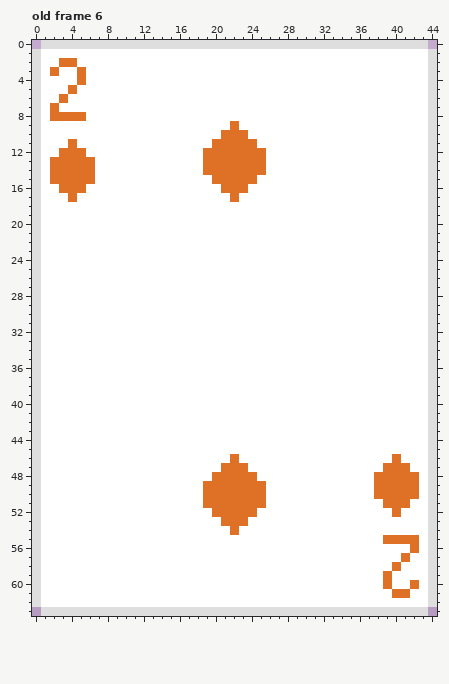
Pixel-art file -- Rhombus-Editor/Patience/Assets/PixelCard.aseprite. The picture above is the old version.
45x64 pixels, 53 frames. Shown: old frame 6. The commit also changed other frames, which this record leaves out.
After:
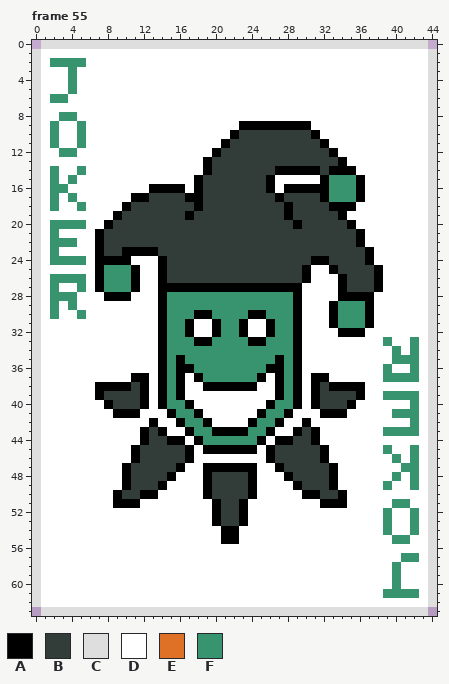
Palette (. is transparent): A #000000  B #323c39  C #dedede  D #ffffff  E #df7126  F #37946e
A new or re-ordered frame is compared with the old frame closest to it.
From old to new:
frames 53 -> 55
Changed rows in their new state; - is an unchanged pixel.
Frame 55 is new; against old frame 6:
first column x 2:
 2 FFFF-------------------------------------
 3 D-FD-------------------------------------
 4 --FD-------------------------------------
 5 --F--------------------------------------
 6 FF---------------------------------------
 7 D----------------------------------------
 8 DFFD-------------------------------------
 9 F--F----------------DAAAAAAAA------------
10 F--F---------------DABBBBBBBBA-----------
11 F-DF--------------DABBBBBBBBBBA----------
12 -FFD-------------DABBBBBBBBBBBBA---------
13 DDDDD------------ABBBBBBBBBBBBBBA--------
14 FDDFD------------ABBBBBBBAAAAABAAA-------
15 FDFDD-----------ABBBBBBBA-----AFFFA------
16 FFDD-------AAAA-ABBBBBBBA-AAAAAFFFA------
17 F-F------AABBBBAABBBBBBBBABBBBAFFFA------
18 F--F----ABBBBBBBABBBBBBBBBABBBBAAA-------
19 -------ABBBBBBBABBBBBBBBBBABBBBBA--------
20 FFFF--ABBBBBBBBBBBBBBBBBBBBABBBBBA-------
21 F----ABBBBBBBBBBBBBBBBBBBBBBBBBBBBA------
22 FFF--ABBBBBBBBBBBBBBBBBBBBBBBBBBBBA------
23 F----ABBAAAABBBBBBBBBBBBBBBBBBBBBBBA-----
24 FFFF-AAAA---ABBBBBBBBBBBBBBBBAABBBBA-----
25 -----AFFFA--ABBBBBBBBBBBBBBBA--ABBBBA----
26 FFFF-AFFFA--ABBBBBBBBBBBBBBBA---ABBBA----
27 F--F-AFFFA--AAAAAAAAAAAAAAAA----ABBBA----
28 FFF---AAA---AFFFFFFFFFFFFFFA----AAAA-----
29 F-F---------AFFFFFFFFFFFFFFA---AFFFA-----
30 F--F--------AFFFAAFFFFAAFFFA---AFFFA-----
31 ------------AFFA--AFFA--AFFA---AFFFA-----
32 ------------AFFA--AFFA--AFFA----AAA------
33 ------------AFFFAAFFFFAAFFFA---------F--F
34 ------------AFFFFFFFFFFFFFFA----------F-F
35 ------------AFAFFFFFFFFFFAFA----------FFF
36 ------------AFAAFFFFFFFFAAFA---------F--F
37 ---------AA-AFA-AFFFFFFA-AFA-AA------FFFF
38 -----AAAABA-AFA--AAAAAA--AFA-ABAAAA------
39 -----ABBBBA-AFA----------AFA-ABBBBA--FFFF
40 ------ABBBA-AFFA--------AFFA-ABBBA------F
41 -------AAA---AFFA------AFFA---AAA-----FFF
42 -----------A--AFFA----AFFA--A-----------F
43 ----------ABA--AFFAAAAFFA--ABA-------FFFF
44 ----------ABBAA-AFFFFFFA-AABBA-----------
45 ---------ABBBBBA-AAAAAA-ABBBBBA------F--F
46 ---------ABBBBBA----D---ABBBBBA-------F-F
47 --------ABBBBBA--AAAAAA--ABBBBBA-----DDFF
48 --------ABBBBA---ABBBBA---ABBBBA----DDFDF
49 --------ABBBA----ABBBBAD---ABBBA----DFDDF
50 -------ABBAA-----ABBBBAD----AABBA---DDDDD
51 -------AAA-------DABBADD------AAA----DFF-
52 ------------------ABBAD--------------FD-F
53 ------------------ABBA---------------F--F
54 -------------------AA----------------F--F
55 -------------------AA----------------DFFD
56 ----------------------------------------D
57 ---------------------------------------FF
58 --------------------------------------F--
59 -------------------------------------DF--
60 -------------------------------------DF-D
61 -------------------------------------FFFF
